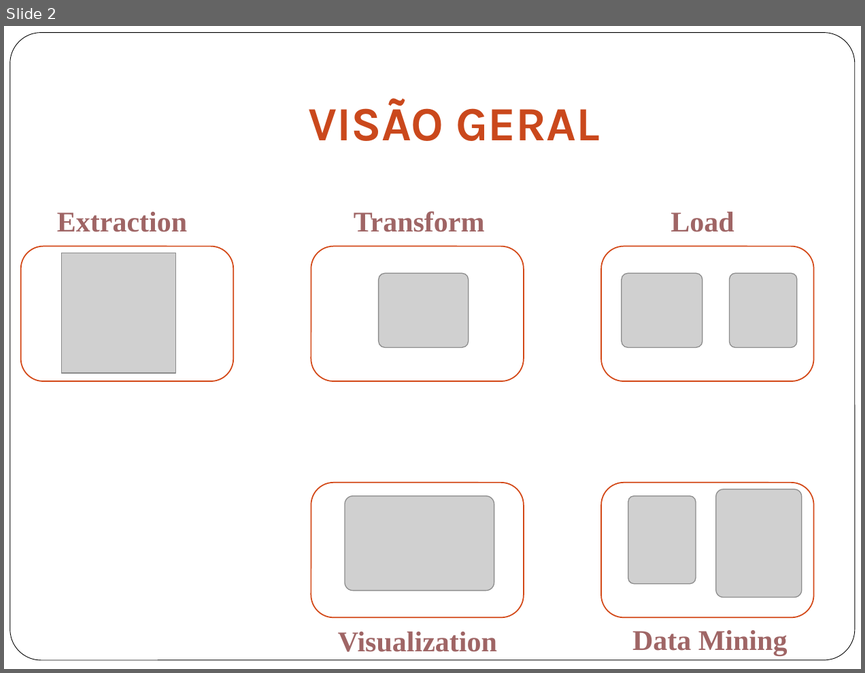
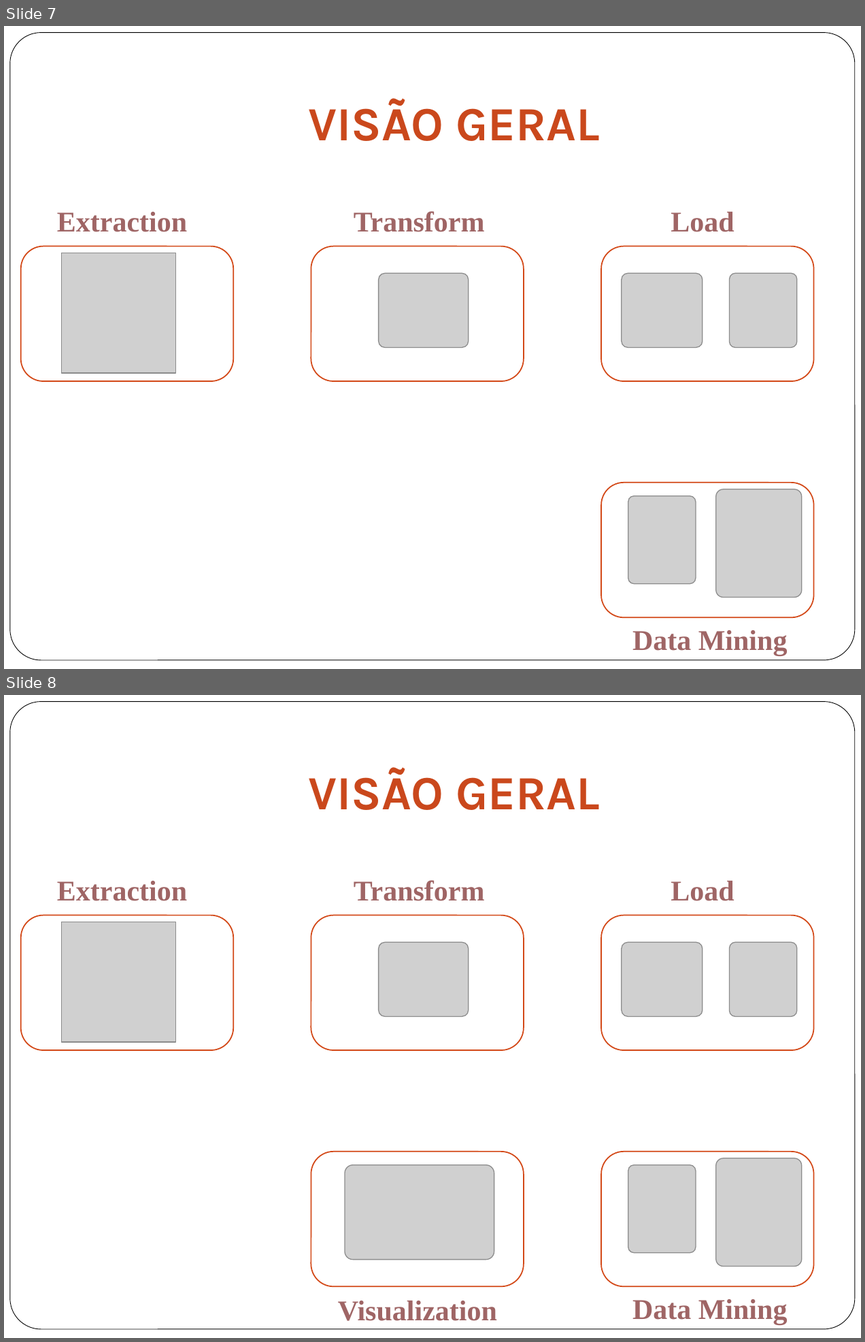
Before and after one commit to gabriellimagomes15/dsa, a slide deck: Apresentacao.pptx. Shown one above the other, each under a label of ours: slide 2 before the commit, slides 7 and 8 after it. The pictures are 865x673 and 865x1342 pixels, drawn with LibreOffice and Linux fonts; fonts in the diff are those of the drawing; grey boxes stand for pictures; background and template pictures are left out. Boxes give left, top, right and bottom in pixels: in the first picture for what was removed or moved away, otherwise in the second. Text is boxed around its words. In the diff, an @@ line names an element or a change of style, - is before the commit and + after.

```diff
--- a/Apresentacao.pptx
+++ b/Apresentacao.pptx
@@ slide 7 added at (4, 26, 861, 669), background #FFFFFF; not listed: 1 template element that a slide beside it also shows @@
@@ title added at (308, 98, 600, 141), 40 pt, text gradient #622410 to #CA481C to #BC431A, bold @@
+VISÃO GERAL
@@ text added at (57, 212, 187, 232), 24 pt, text gradient #4C2424 to #A06565 to #F6F1F1, bold @@
+Extraction
@@ text added at (354, 211, 485, 232), 24 pt, text gradient #4C2424 to #A06565 to #F6F1F1, bold @@
+Transform
@@ text added at (670, 212, 734, 232), 24 pt, text gradient #4C2424 to #A06565 to #F6F1F1, bold @@
+Load
@@ rounded rectangle added at (21, 246, 234, 381), fill #FFFFFF, outline #D34817 1 pt @@
@@ rounded rectangle added at (311, 246, 524, 381), fill #FFFFFF, outline #D34817 1 pt @@
@@ rounded rectangle added at (601, 246, 814, 381), fill #FFFFFF, outline #D34817 1 pt @@
@@ picture added at (61, 253, 176, 373) @@
@@ picture added at (379, 273, 468, 347) @@
@@ picture added at (621, 273, 702, 347) @@
@@ picture added at (729, 273, 797, 347) @@
@@ rounded rectangle added at (601, 482, 814, 616), fill #FFFFFF, outline #D34817 1 pt @@
@@ picture added at (716, 488, 802, 597) @@
@@ picture added at (628, 495, 696, 583) @@
@@ text added at (632, 630, 787, 656), 24 pt, text gradient #4C2424 to #A06565 to #F6F1F1, bold @@
+Data Mining
@@ what was slide 2 is now slide 8 @@
```
Also in this commit, not shown: 7 slides changed, 13 other slides added.
